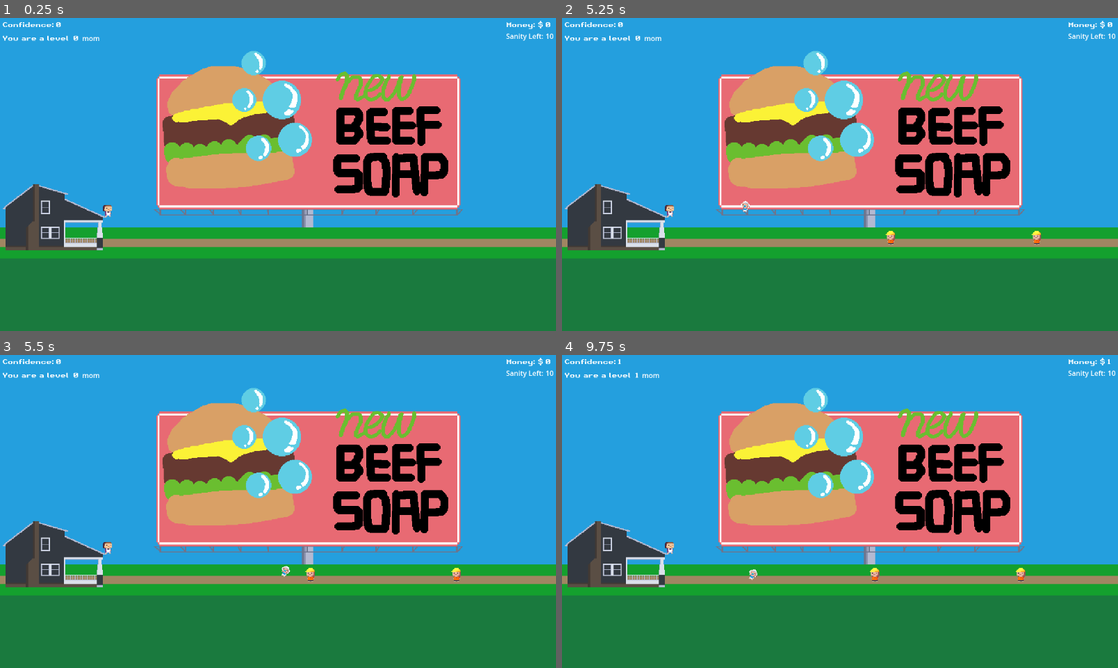
Above: before the commit, frames 1-4 (two rows, left to right).
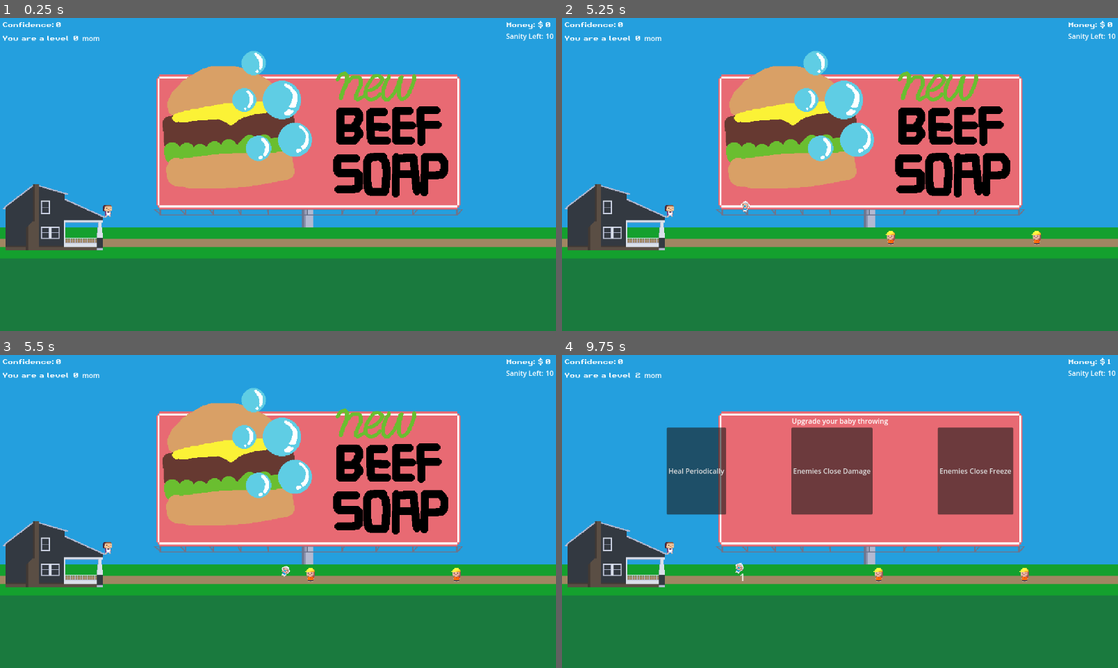
Above: after the commit, the same moments.

Repository: HypotheticalWhale/BabyThrowingSim
Game: Godot game, scene res://Scenes/Main.tscn
Two runs of this game, one before a commit and one after it. Both use one fixed random seed, a clock stepped at 60 frames per second and the inputs below.
Inputs (mouse positions are in pixels of both pictures, inside the frame that each line leads up to):
- Up to frame 1 (0.25 s): no input
- Up to frame 2 (5.25 s): tap Enter at 0.5 s; move the mouse to (962, 158) at 0.52 s; hold Space (shoot) 0.53-1.28 s; move the mouse to (728, 190) at 1.27 s; tap Space (shoot) at 1.35, 2, 2.85, 4.35 s; move the mouse to (895, 105) at 2.02 s; hold Space (shoot) 2.03-2.78 s; move the mouse to (812, 237) at 2.77 s; move the mouse to (1006, 221) at 3.52 s; hold Space (shoot) 3.53-4.28 s; move the mouse to (673, 127) at 4.27 s; move the mouse to (867, 174) at 5.02 s; hold Space (shoot) from 5.03 s (still down)
- Up to frame 3 (5.5 s): keep holding Space (shoot)
- Up to frame 4 (9.75 s): release Space (shoot) at 5.75 s; click "Max Health" at 5.75 s; move the mouse to (756, 433) at 6.52 s; tap Space (shoot) at 6.6, 8.1, 9.6 s; move the mouse to (962, 495) at 7.27 s; hold Space (shoot) 7.28-8.03 s; move the mouse to (728, 527) at 8.02 s; move the mouse to (895, 442) at 8.77 s; hold Space (shoot) 8.78-9.53 s; move the mouse to (812, 574) at 9.52 s

Frames 1-3 are identical in both runs. In frame 4, 18% of the frame differs, in the area x 10-84%, y 1-73%.

Commit message:
multi baby done and you can level up w 1 kill to debug

Diff:
--- /dev/null
+++ b/Enemy/DamageNumber.gd
@@ -0,0 +1,13 @@
+extends Node2D
+var moveAmount := 0.1
+@onready var timer = $Timer
+func _process(delta):
+	move_up()
+
+func move_up():
+	var currentPos = global_position
+	currentPos.y -= moveAmount
+	global_position = currentPos
+
+func _on_timer_timeout():
+	self.queue_free()
--- /dev/null
+++ b/Enemy/DamageNumber.tscn
@@ -0,0 +1,17 @@
+[gd_scene load_steps=2 format=3 uid="uid://ciqjjvwsrixe6"]
+
+[ext_resource type="Script" path="res://Enemy/DamageNumber.gd" id="1_muyfb"]
+
+[node name="DamageNumber" type="Node2D"]
+script = ExtResource("1_muyfb")
+
+[node name="Label" type="Label" parent="."]
+offset_right = 40.0
+offset_bottom = 23.0
+text = "0"
+
+[node name="Timer" type="Timer" parent="."]
+one_shot = true
+autostart = true
+
+[connection signal="timeout" from="Timer" to="." method="_on_timer_timeout"]
--- a/Enemy/RegularDad/RegularDad.gd
+++ b/Enemy/RegularDad/RegularDad.gd
@@ -6,7 +6,10 @@
 @export var spawn_interval: float = 2.0
 @export var damage: int = 1
 @export var exp:int = 1
-@export var monry_drop_rate: float = 0.4
+@export var money_drop_rate: float = 0.4
+@export var MAX_HP:int = 1
+@export var current_hp:int = 1
+
 var you_got_cash = preload("res://Enemy/DollarSign.tscn")
 
 func _ready():
@@ -18,17 +21,21 @@
 		await get_tree().create_timer(2.0).timeout
 		self.queue_free()
 
+func get_hit(damage):
+	current_hp -= damage
+	if current_hp <= 0:
+		self.queue_free()
+
 func _on_hurtbox_body_entered(body):
 	self.queue_free()
 
-
 func _on_hurtbox_area_entered(area):
 	if not area.owner.type == "player":
+		get_hit(area.owner.damage)
 		GlobalVars.current_exp += exp
 		var randomValue := randf()
-		if randomValue <= monry_drop_rate:
+		if randomValue <= money_drop_rate:
 			var give_player_money = you_got_cash.instantiate()
 			get_tree().current_scene.add_child(give_player_money)
 			give_player_money.global_position = global_position
 			GlobalVars.current_money += 1
-	self.queue_free()
--- a/Player/Player.gd
+++ b/Player/Player.gd
@@ -4,6 +4,7 @@
 var type = "player"
 var can_shoot: bool = true
 var exploding: bool = false
+var multi:bool = false
 signal gameover
 
 var current_run_upgrades = {
@@ -36,8 +37,10 @@
 	point_head_to_mouse()
 	if not exploding:
 		if current_run_upgrades["exploding"] >= 1:
-			print("set exploding to 1")
 			exploding = true
+	if not multi:
+		if current_run_upgrades["multi"] >= 1:
+			multi = true
 
 func point_head_to_mouse():
 	var mouse_pos = get_global_mouse_position()  # Get the global position of the mouse cursor
@@ -51,7 +54,7 @@
 func shoot_projectile():
 	var baby = current_projectile.instantiate()
 	if exploding:
-		baby.exploding = true
+		baby.exploding = current_run_upgrades["exploding"]
 	add_child(baby)
 	var mouse_pos = get_global_mouse_position()
 	var direction = (mouse_pos - baby.global_position).normalized()
@@ -60,6 +63,36 @@
 	# Set cooldown timer for shooting
 	can_shoot = false
 	reload_timer.start()
+	if current_run_upgrades["multi"] >= 1 and multi:
+		var shiftedPos = Vector2(global_position.x, global_position.y+10)
+		baby.global_position = shiftedPos
+		baby = current_projectile.instantiate()
+		if exploding:
+			baby.exploding = current_run_upgrades["exploding"]
+		add_child(baby)
+		mouse_pos = get_global_mouse_position()
+		direction = (mouse_pos - baby.global_position).normalized()
+		initial_speed = 900  # Set your desired speed
+		baby.linear_velocity = direction * initial_speed
+		baby.gravity = 3
+		# Set cooldown timer for shooting
+		can_shoot = false
+		reload_timer.start()
+	if current_run_upgrades["multi"] == 2 and multi:
+		var shiftedPos = Vector2(global_position.x, global_position.y-10)
+		baby.global_position = shiftedPos
+		baby = current_projectile.instantiate()
+		if exploding:
+			baby.exploding = current_run_upgrades["exploding"]
+		add_child(baby)
+		mouse_pos = get_global_mouse_position()
+		direction = (mouse_pos - baby.global_position).normalized()
+		initial_speed = 600  # Set your desired speed
+		baby.linear_velocity = direction * initial_speed
+		baby.gravity = 7
+		# Set cooldown timer for shooting
+		can_shoot = false
+		reload_timer.start()
 
 func get_hit(damage):
 	GlobalVars.current_health -= damage
--- a/Projectile/Baby.gd
+++ b/Projectile/Baby.gd
@@ -3,23 +3,40 @@
 var type = "projectile"
 var gravity = 5  # Adjust the gravity strength
 var reload_speed = 1.0
-var exploding = false
-var explosion = preload("res://Projectile/Explosion.tscn")
+
+var exploding = 0
+
+var damage = 1
+var explosion_scene = preload("res://Projectile/Explosion.tscn")
+var damage_number_scene = preload("res://Enemy/DamageNumber.tscn")
+
 func _integrate_forces(state):
 	linear_velocity += Vector2(0, gravity) * state.step
 	rotation = linear_velocity.angle()  # This will orient the fireball in its movement direction
 
 func _on_area_2d_body_entered(body):
-	if exploding:
-		var explode = explosion.instantiate()
+	var damage_number = damage_number_scene.instantiate()
+	var currentPos = global_position
+	var shiftedPos = Vector2(currentPos.x + 1, currentPos.y)
+	get_tree().current_scene.add_child(damage_number)
+	damage_number.global_position = shiftedPos
+	damage_number.get_child(0).text = str(damage)
+	if exploding >= 1:
+		var explode = explosion_scene.instantiate()
+		explode.level = exploding
 		get_tree().current_scene.add_child(explode)
-		var currentPos = global_position
 		explode.global_position = currentPos
 
 
 func _on_area_2d_area_entered(area):
-	if exploding:
-		var explode = explosion.instantiate()
+	var damage_number = damage_number_scene.instantiate()
+	var currentPos = global_position
+	var shiftedPos = Vector2(currentPos.x + 1, currentPos.y)
+	get_tree().current_scene.add_child(damage_number)
+	damage_number.global_position = shiftedPos
+	damage_number.get_child(0).text = str(damage)
+	if exploding >= 1:
+		var explode = explosion_scene.instantiate()
+		explode.level = exploding
 		get_tree().current_scene.add_child(explode)
-		var currentPos = global_position
 		explode.global_position = currentPos
--- a/Projectile/Explosion.gd
+++ b/Projectile/Explosion.gd
@@ -1,6 +1,7 @@
 extends Area2D
 @onready var timer = $Timer
 var type = "projectile"
+var damage = 1
 # Called when the node enters the scene tree for the first time.
 func _ready():
 	pass # Replace with function body.
--- a/Projectile/Explosion.tscn
+++ b/Projectile/Explosion.tscn
@@ -5,16 +5,43 @@
 [sub_resource type="GDScript" id="GDScript_0yhbw"]
 script/source = "extends Node2D
 var type = \"projectile\"
-
+var level = 1
 # Called when the node enters the scene tree for the first time.
 func _ready():
-	pass # Replace with function body.
+	if level == 1:
+		scale.x = 1.2
+		scale.y = 1.2
+	elif level == 2:
+		scale.x = 1.4
+		scale.y = 1.4
+	elif level == 3:
+		scale.x = 1.6
+		scale.y = 1.6
+	elif level == 4:
+		scale.x = 1.8
+		scale.y = 1.8
+	elif level == 5:
+		scale.x = 2.0
+		scale.y = 2.0
 
 
 # Called every frame. 'delta' is the elapsed time since the previous frame.
 func _process(delta):
-	pass
-
+	if level == 1:
+		scale.x = 1.2
+		scale.y = 1.2
+	elif level == 2:
+		scale.x = 1.4
+		scale.y = 1.4
+	elif level == 3:
+		scale.x = 1.6
+		scale.y = 1.6
+	elif level == 4:
+		scale.x = 1.8
+		scale.y = 1.8
+	elif level == 5:
+		scale.x = 2.0
+		scale.y = 2.0
 
 func _on_timer_timeout():
 	queue_free()
@@ -39,6 +66,7 @@
 texture = ExtResource("1_km5q5")
 
 [node name="Timer" type="Timer" parent="."]
+wait_time = 0.2
 one_shot = true
 autostart = true
 
--- a/UI/GlobalVars.gd
+++ b/UI/GlobalVars.gd
@@ -19,7 +19,7 @@
 	if current_exp == exp_to_next_level:
 		current_level += 1
 		level_up()
-		exp_to_next_level *= 2
+		#exp_to_next_level *= 2 change when we dw to debug anymore
 		current_exp = 0
 		get_tree().paused = true
 
--- a/UI/LevelUpOptions.gd
+++ b/UI/LevelUpOptions.gd
@@ -47,9 +47,12 @@
 func reset_pick_options():
 	picked_skills = []
 	for upgrade in current_run_upgrades.keys():
-		if current_run_upgrades[upgrade] == 7:
+		if upgrade == "multi" and current_run_upgrades[upgrade] == 2 and current_run_upgrades.has(upgrade):
+			print("Multi is at level 3. Remove from dictionary")
+			skill_upgrade_options.erase(upgrade)
+		if current_run_upgrades[upgrade] == 5 and current_run_upgrades.has(upgrade):
 			print(upgrade + " is at level 5. Remove from dictionary")
-			skill_upgrade_options.erase(skill_upgrade_options.find(upgrade))
+			skill_upgrade_options.erase(upgrade)
 
 # GET INPUT FROM PLAYER
 func _on_first_button_pressed():
